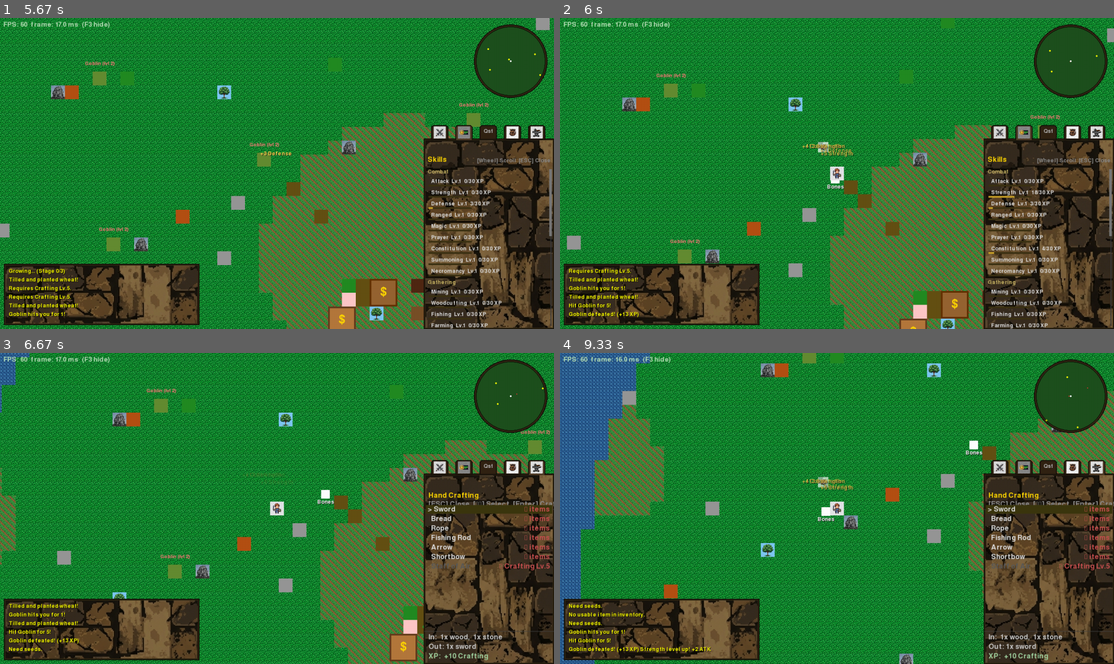
Above: before the commit, frames 1-4 (two rows, left to right).
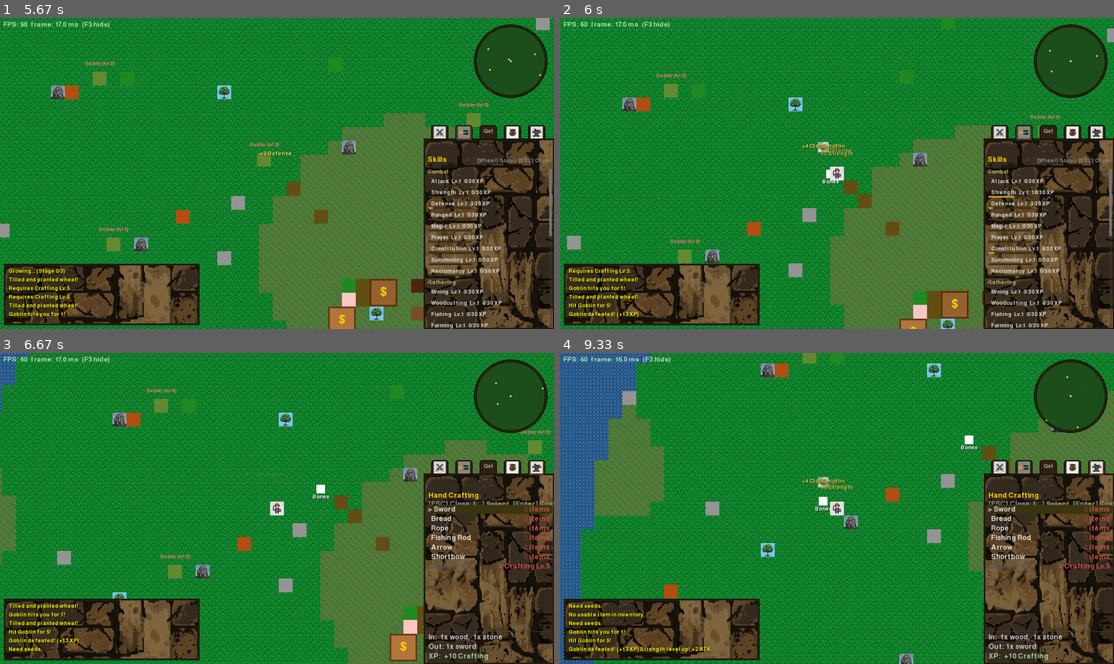
Above: after the commit, the same moments.

Repository: jacobziemba-dev/my-pygame-rpg
Game: pygame game, started from main.py
Same seed, same stepped clock (60 frames per second), same inputs: the game is played once before the commit and once after it.
Inputs (mouse positions are in pixels of both pictures, inside the frame that each line leads up to):
- Up to frame 1 (5.67 s): click (465, 133) at 0.38 s; tap Space at 0.67, 3.5 s; tap F at 1, 2.73, 3.03, 3.9, 4.2, 5.07, 5.4 s; tap C at 1.33, 3.98, 5.15 s; click "Goblin (lvl 2)" at 1.72 s; click (437, 133) at 2.05 s; tap Enter at 2.33, 4.67 s; click "Goblin (lvl 2)" at 3.22 s; click "Goblin (lvl 2)" at 4.38 s; hold Down 5-5.3 s; tap K at 5.48 s
- Up to frame 2 (6 s): tap F at 5.7 s; tap Space at 5.77 s
- Up to frame 3 (6.67 s): tap Space at 6.17, 6.57 s; tap F at 6.25 s; tap C at 6.65 s
- Up to frame 4 (9.33 s): tap Space at 6.87, 7.23, 7.63, 7.97, 8.63, 9.03 s; hold Down 7.17-7.53 s; hold Up 7.57-7.87 s; tap F at 7.72, 8.72 s; hold Down 7.9-8.2 s; tap C at 8.05, 9.12 s; tap Enter at 8.23 s

Frame 1 is identical in both runs. In frame 2, 0.1% of the frame differs, in the area x 47-93%, y 13-56%; in frame 3, 0.1%; in frame 4, 0.3%, in the area x 46-96%, y 10-55%.

Commit message:
feat: implement game manager core logic and player entity class

Diff:
--- a/src/core/game_manager.py
+++ b/src/core/game_manager.py
@@ -202,7 +202,8 @@
         return None
 
     def _pathfind_to_entity(self, world_x, world_y, entity=None, action_type="default"):
-        obstacles = self._get_solid_obstacles()
+        # Use full_map=True to ensure we see all water obstacles for pathfinding
+        obstacles = self._get_solid_obstacles(full_map=True)
         path = find_path(
             (self.player.rect.centerx, self.player.rect.centery),
             (world_x, world_y),
@@ -392,8 +393,12 @@
 
     def _inv_drop_item(self, item_name):
         self.player.inventory.remove_item(item_name, 1)
-        drop_x = self.player.rect.centerx + random.randint(-20, 20)
-        drop_y = self.player.rect.centery + random.randint(-20, 20)
+        # Find a safe spot near the player
+        base_x = self.player.rect.centerx
+        base_y = self.player.rect.centery
+        # Standard item size 20x20
+        drop_x, drop_y = self._find_safe_drop_pos(base_x, base_y, 20, 20)
+
         self.resources.append(ResourceItem(drop_x, drop_y, item_name))
         self.ui.show_message(f"Dropped 1 {item_name.replace('_', ' ').title()}")
 
@@ -832,9 +837,9 @@
             if random.random() < chance:
                 amount = random.randint(min_amt, max_amt)
                 for _ in range(amount):
-                    drop_x = enemy.rect.centerx + random.randint(-16, 16)
-                    drop_y = enemy.rect.centery + random.randint(-16, 16)
-                    self.resources.append(ResourceItem(drop_x, drop_y, item_name))
+                    # Use safety logic for enemy drops too
+                    dx, dy = self._find_safe_drop_pos(enemy.rect.centerx, enemy.rect.centery, 20, 20)
+                    self.resources.append(ResourceItem(dx, dy, item_name))
 
     def _kill_enemy(self, enemy):
         """Handle all consequences of an enemy death."""
@@ -906,12 +911,54 @@
         self.player.set_target_destination(
             nearest.rect.centerx, nearest.rect.centery, target_entity=nearest)
 
-    def _get_solid_obstacles(self):
+    def _find_safe_drop_pos(self, start_x, start_y, w, h):
+        """Find a nearby position for an item using a deterministic spiral search."""
+        # Include everything for maximum safety: inactive nodes and other items
+        obstacles = self._get_solid_obstacles(include_inactive=True, include_items=True)
+
+        # Spiral search: try points in increasing distance
+        # Each step is 8 pixels (quarter of a tile)
+        step_size = 8
+        for ring in range(0, 10): # expand outward up to 80 pixels
+            if ring == 0:
+                # Try center first
+                candidates = [(0, 0)]
+            else:
+                # Try points on the perimeter of this ring
+                candidates = []
+                r = ring * step_size
+                for i in range(-ring, ring + 1):
+                    candidates.append((i * step_size, -r)) # Top
+                    candidates.append((i * step_size, r))  # Bottom
+                for i in range(-ring + 1, ring):
+                    candidates.append((-r, i * step_size)) # Left
+                    candidates.append((r, i * step_size))  # Right
+
+            for ox, oy in candidates:
+                # Add a bit of padding (2px) to the item's collision box
+                candidate_rect = pygame.Rect(start_x + ox - w//2 - 2, start_y + oy - h//2 - 2, w + 4, h + 4)
+
+                collided = False
+                for obs in obstacles:
+                    if candidate_rect.colliderect(obs):
+                        collided = True
+                        break
+                if not collided:
+                    return start_x + ox - w//2, start_y + oy - h//2
+
+        # Fallback to a random offset if all else fails
+        return start_x + random.randint(-20,20), start_y + random.randint(-20,20)
+
+    def _get_solid_obstacles(self, include_inactive=False, include_items=False, full_map=False):
         obstacles = []
         # Add entity-based obstacles
         for item in self.resources:
-            if isinstance(item, ResourceNode) and item.is_active and item.node_type != "fishing_spot":
+            if isinstance(item, ResourceNode):
+                if (item.is_active or include_inactive) and item.node_type != "fishing_spot":
+                    obstacles.append(item.rect)
+            elif isinstance(item, ResourceItem) and include_items:
                 obstacles.append(item.rect)
+
         for station in self.stations:
             obstacles.append(station.rect)
         obstacles.append(self.shop.rect)
@@ -920,17 +967,24 @@
             obstacles.append(npc.rect)
 
         # Add tile-based obstacles (Water)
-        # Optimized: only add tiles that are somewhat near the player/camera
-        cam_x, cam_y = self.camera.camera_rect.x, self.camera.camera_rect.y
-        start_cx = max(0, (cam_x - 100) // TILE_SIZE)
-        end_cx = min(self.tilemap.width, (cam_x + SCREEN_WIDTH + 100) // TILE_SIZE)
-        start_cy = max(0, (cam_y - 100) // TILE_SIZE)
-        end_cy = min(self.tilemap.height, (cam_y + SCREEN_HEIGHT + 100) // TILE_SIZE)
-
-        for x in range(start_cx, end_cx):
-            for y in range(start_cy, end_cy):
-                if self.tilemap.world_map[x][y] == TILE_WATER:
-                    obstacles.append(pygame.Rect(x * TILE_SIZE, y * TILE_SIZE, TILE_SIZE, TILE_SIZE))
+        if full_map:
+            # Check entire map (used for pathfinding)
+            for x in range(self.tilemap.width):
+                for y in range(self.tilemap.height):
+                    if self.tilemap.world_map[x][y] == TILE_WATER:
+                        obstacles.append(pygame.Rect(x * TILE_SIZE, y * TILE_SIZE, TILE_SIZE, TILE_SIZE))
+        else:
+            # Optimized: only add tiles that are somewhat near the player/camera (used for frame-by-frame collision)
+            cam_x, cam_y = self.camera.camera_rect.x, self.camera.camera_rect.y
+            start_cx = max(0, (cam_x - 100) // TILE_SIZE)
+            end_cx = min(self.tilemap.width, (cam_x + SCREEN_WIDTH + 100) // TILE_SIZE)
+            start_cy = max(0, (cam_y - 100) // TILE_SIZE)
+            end_cy = min(self.tilemap.height, (cam_y + SCREEN_HEIGHT + 100) // TILE_SIZE)
+
+            for x in range(start_cx, end_cx):
+                for y in range(start_cy, end_cy):
+                    if self.tilemap.world_map[x][y] == TILE_WATER:
+                        obstacles.append(pygame.Rect(x * TILE_SIZE, y * TILE_SIZE, TILE_SIZE, TILE_SIZE))
 
         return obstacles
 
--- a/src/entities/player.py
+++ b/src/entities/player.py
@@ -44,6 +44,7 @@
 
         self.target_destination = None
         self.move_marker_pos = None
+        self.move_marker_time = 0
         self.interaction_target = None
         self.interaction_type = "default"
         self.waypoints = []
@@ -105,6 +106,7 @@
         snap_x = (x // TILE_SIZE) * TILE_SIZE + TILE_SIZE // 2
         snap_y = (y // TILE_SIZE) * TILE_SIZE + TILE_SIZE // 2
         self.move_marker_pos = (snap_x, snap_y)
+        self.move_marker_time = pygame.time.get_ticks()
 
         if waypoints:
             self.waypoints = list(waypoints[1:])
@@ -274,19 +276,23 @@
 
         # Draw movement target indicator (RS-style yellow X)
         if self.move_marker_pos:
-            tx = self.move_marker_pos[0]
-            ty = self.move_marker_pos[1]
-            if camera:
-                tx -= camera.camera_rect.x
-                ty -= camera.camera_rect.y
-
-            now = pygame.time.get_ticks()
-            if (now // 200) % 2 == 0:
-                x_color = (255, 230, 0, 180)
-                length = 8
-                # Draw an X
-                pygame.draw.line(surface, x_color, (tx - length, ty - length), (tx + length, ty + length), 3)
-                pygame.draw.line(surface, x_color, (tx - length, ty + length), (tx + length, ty - length), 3)
+            current_time = pygame.time.get_ticks()
+            # Only draw for 2 seconds
+            if current_time - self.move_marker_time < 2000:
+                tx = self.move_marker_pos[0]
+                ty = self.move_marker_pos[1]
+                if camera:
+                    tx -= camera.camera_rect.x
+                    ty -= camera.camera_rect.y
+
+                if (current_time // 200) % 2 == 0:
+                    x_color = (255, 230, 0, 180)
+                    length = 8
+                    # Draw an X
+                    pygame.draw.line(surface, x_color, (tx - length, ty - length), (tx + length, ty + length), 3)
+                    pygame.draw.line(surface, x_color, (tx - length, ty + length), (tx + length, ty - length), 3)
+            else:
+                self.move_marker_pos = None
 
 
     def take_damage(self, amount):
